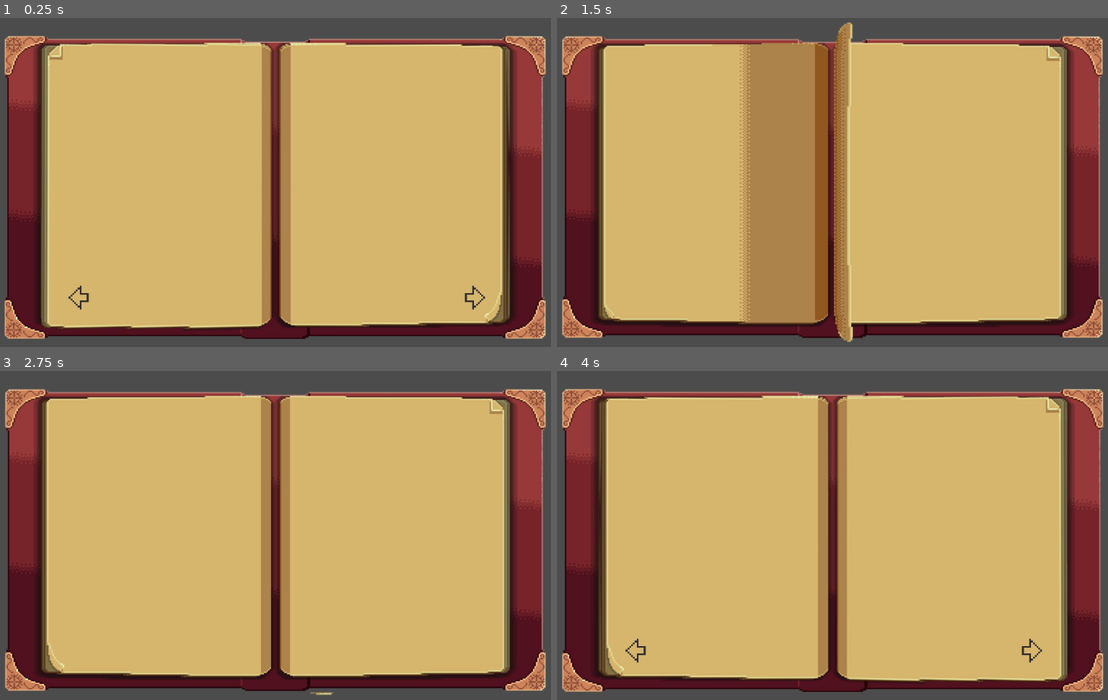
Above: before the commit, frames 1-4 (two rows, left to right).
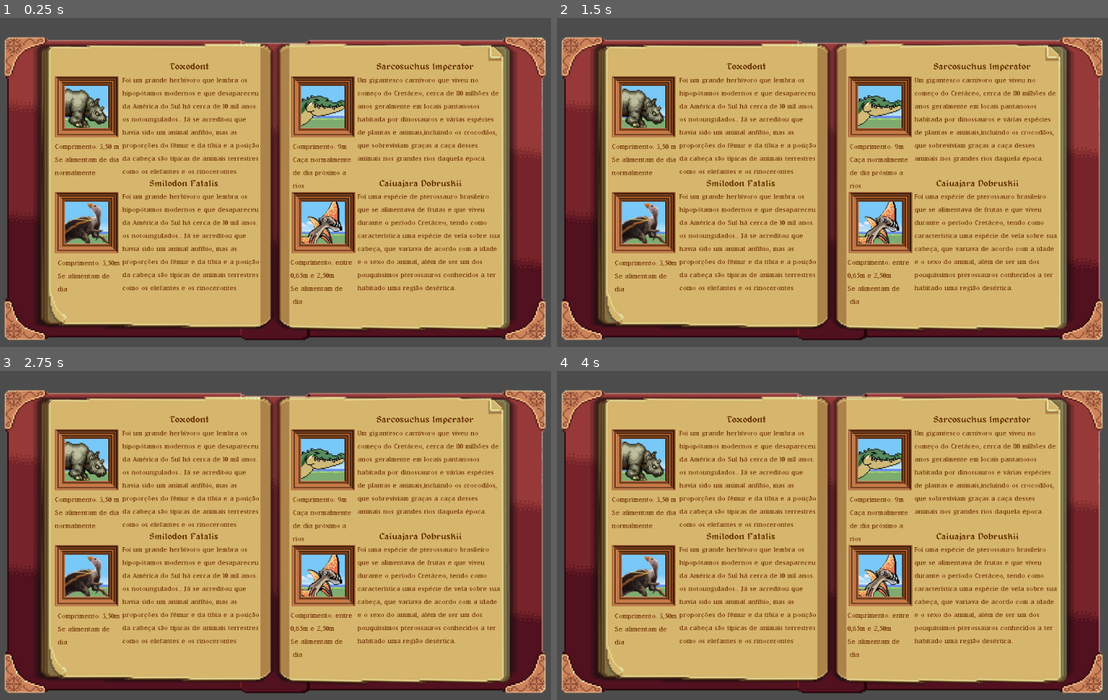
Above: after the commit, the same moments.

Repository: renyiblack/Time-Mix
Game: Godot game, scene res://Cenas/Book.tscn
Same seed, same stepped clock (60 frames per second), same inputs: the game is played once before the commit and once after it.
Inputs (mouse positions are in pixels of both pictures, inside the frame that each line leads up to; where the layout moved, square brackets give the same spot in the first picture):
- Up to frame 1 (0.25 s): no input
- Up to frame 2 (1.5 s): click (1041, 310) [1030, 297] at 0.5 s; click (623, 310) at 1.27 s
- Up to frame 3 (2.75 s): tap Enter (ui_accept) at 2, 2.27 s; hold Right (ui_right) from 2.03 s (still down)
- Up to frame 4 (4 s): tap Enter (ui_accept) at 2.75, 3.02, 3.5 s; release Right (ui_right) at 2.78 s; hold Down (ui_down) 2.78-3.53 s; hold Right (ui_right) from 3.53 s (still down)

The runs differ from the first frame. In frame 1, 23% of the frame differs, in the area x 0-100%, y 5-99%; in frame 2, 34%, in the area x 0-100%, y 1-99%; in frame 3, 22%; in frame 4, 21%.

Commit message:
Book with some new information and some sprites

Diff:
--- a/Turn Based Training/Cenas/Battle.tscn
+++ b/Turn Based Training/Cenas/Battle.tscn
@@ -36,7 +36,7 @@
 [ext_resource path="res://Audio/X2Download.com-Action 16-bit Chiptune _ Background Music for Games _ Jungle Act-(128kbps).ogg" type="AudioStream" id=34]
 [ext_resource path="res://Audio/Hit Normal Damage.mp3" type="AudioStream" id=35]
 [ext_resource path="res://Audio/Hit Super Effective.mp3" type="AudioStream" id=36]
-[ext_resource path="res://boxcolor.tres" type="StyleBox" id=37]
+[ext_resource path="res://Fonts And Presets/boxcolor.tres" type="StyleBox" id=37]
 
 [sub_resource type="Theme" id=10]
 
--- a/Turn Based Training/Cenas/Book.gd
+++ b/Turn Based Training/Cenas/Book.gd
@@ -22,7 +22,7 @@
 	$CanvasLayer/Page2.hide()
 	$CanvasLayer/Page1.hide()
 	anibook.show()
-	anibook.play("BookRight")
+	anibook.play("BookLeft")
 	yield(anibook, "animation_finished")
 	anibook.hide()
 	$CanvasLayer/Page1.show()
@@ -35,7 +35,7 @@
 	$CanvasLayer/Page2.hide()
 	$CanvasLayer/Page1.hide()
 	anibook.show()
-	anibook.play("BookLeft")
+	anibook.play("BookRight")
 	yield(anibook, "animation_finished")
 	anibook.hide()
 	$CanvasLayer/Page2.show()
--- a/Turn Based Training/Cenas/Book.tscn
+++ b/Turn Based Training/Cenas/Book.tscn
@@ -20,24 +20,34 @@
 [ext_resource path="res://Bookson/03.png" type="Texture" id=18]
 [ext_resource path="res://Bookson/2.png" type="Texture" id=19]
 [ext_resource path="res://Bookson/00(GOKU).png" type="Texture" id=20]
-[ext_resource path="res://Bookson/17(ALTER).png" type="Texture" id=21]
+[ext_resource path="res://EnemySprites/Ubiraja Jubatus Frame.png" type="Texture" id=21]
 [ext_resource path="res://Arrow/ArrowNotHoverLeft.png" type="Texture" id=22]
 [ext_resource path="res://Arrow/ArrowNotHover.png" type="Texture" id=23]
 [ext_resource path="res://Arrow/ArrowHover.png" type="Texture" id=24]
 [ext_resource path="res://Arrow/ArrowHoverLeft.png" type="Texture" id=25]
+[ext_resource path="res://bookfont.tres" type="DynamicFont" id=26]
+[ext_resource path="res://Fonts And Presets/LoRes21OTSerif-Regular.ttf" type="DynamicFontData" id=27]
+[ext_resource path="res://EnemySprites/Aratasaurus Frame.png" type="Texture" id=28]
+[ext_resource path="res://EnemySprites/Toxodont Frame.png" type="Texture" id=29]
+[ext_resource path="res://EnemySprites/Caiuajara Dobruskii.png" type="Texture" id=30]
+[ext_resource path="res://EnemySprites/Sarcosuchus Imperator.png" type="Texture" id=31]
 
 [sub_resource type="SpriteFrames" id=1]
 animations = [ {
+"frames": [ ExtResource( 15 ), ExtResource( 3 ), ExtResource( 19 ), ExtResource( 18 ), ExtResource( 16 ), ExtResource( 1 ), ExtResource( 5 ), ExtResource( 4 ), ExtResource( 2 ), ExtResource( 6 ), ExtResource( 9 ), ExtResource( 7 ), ExtResource( 8 ), ExtResource( 10 ), ExtResource( 12 ), ExtResource( 11 ), ExtResource( 13 ), ExtResource( 14 ) ],
+"loop": true,
+"name": "BookLeft",
+"speed": 8.0
+}, {
 "frames": [ ExtResource( 14 ), ExtResource( 13 ), ExtResource( 12 ), ExtResource( 11 ), ExtResource( 10 ), ExtResource( …(227 unchanged characters)…
 "loop": false,
 "name": "BookRight",
 "speed": 8.0
-}, {
-"frames": [ ExtResource( 15 ), ExtResource( 3 ), ExtResource( 19 ), ExtResource( 18 ), ExtResource( 16 ), ExtResource( 1 ), ExtResource( 5 ), ExtResource( 4 ), ExtResource( 2 ), ExtResource( 6 ), ExtResource( 9 ), ExtResource( 7 ), ExtResource( 8 ), ExtResource( 10 ), ExtResource( 12 ), ExtResource( 11 ), ExtResource( 13 ), ExtResource( 14 ) ],
-"loop": true,
-"name": "BookLeft",
-"speed": 8.0
 } ]
+
+[sub_resource type="DynamicFont" id=2]
+size = 13
+font_data = ExtResource( 27 )
 
 [node name="Control" type="Control"]
 anchor_right = 1.0
@@ -56,28 +66,221 @@
 playing = true
 flip_h = true
 
-[node name="Page2" type="TextureRect" parent="CanvasLayer"]
+[node name="Page1" type="TextureRect" parent="CanvasLayer"]
 visible = false
-margin_left = 5.0
-margin_top = -96.0
-margin_right = 1025.0
-margin_bottom = 611.0
+margin_left = 4.0
+margin_top = -94.0
+margin_right = 1024.0
+margin_bottom = 613.0
 texture = ExtResource( 20 )
 expand = true
 
-[node name="Page1" type="TextureRect" parent="CanvasLayer"]
-margin_left = 4.0
-margin_top = -96.0
-margin_right = 1024.0
-margin_bottom = 611.0
+[node name="NAME1" type="Label" parent="CanvasLayer/Page1"]
+margin_left = 255.0
+margin_top = 184.0
+margin_right = 464.0
+margin_bottom = 199.0
+custom_colors/font_color = Color( 0.403922, 0.2, 0, 1 )
+custom_fonts/font = ExtResource( 26 )
+text = "Aratasaurus Museunacionali"
+align = 1
+
+[node name="DESC1" type="Label" parent="CanvasLayer/Page1"]
+anchor_left = 0.228431
+anchor_top = 0.2843
+anchor_right = 0.478431
+anchor_bottom = 0.434229
+margin_left = 8.0
+margin_top = 3.0
+margin_right = 5.0
+margin_bottom = 82.0
+size_flags_horizontal = 0
+size_flags_vertical = 0
+custom_colors/font_color = Color( 0.435294, 0.176471, 0, 1 )
+custom_fonts/font = SubResource( 2 )
+text = " Viveu durante o estágio Albiano, no início do Cretáceo Inferior, há 111-108 milhões de anos. Provavelmente chegava até 3 m de comprimento e pesava cerca de 34 kg, isso quando totalmente crescido, compõem o grupo de dinossauros carnívoros que têm como representantes atuais as aves."
+autowrap = true
+clip_text = true
+
+[node name="iNTEL1" type="Label" parent="CanvasLayer/Page1"]
+anchor_left = 0.228431
+anchor_top = 0.2843
+anchor_right = 0.478431
+anchor_bottom = 0.434229
+margin_left = -106.0
+margin_top = 120.0
+margin_right = -247.0
+margin_bottom = 91.0
+size_flags_horizontal = 0
+size_flags_vertical = 0
+custom_colors/font_color = Color( 0.435294, 0.176471, 0, 1 )
+custom_fonts/font = SubResource( 2 )
+text = "Comprimento: 3m
+Caça normalmente a Noite"
+autowrap = true
+clip_text = true
+
+[node name="sprite1" type="Sprite" parent="CanvasLayer/Page1"]
+position = Vector2( 179.5, 263.5 )
+scale = Vector2( 0.52, 0.502222 )
+texture = ExtResource( 28 )
+
+[node name="NAME2" type="Label" parent="CanvasLayer/Page1"]
+margin_left = 245.0
+margin_top = 390.0
+margin_right = 454.0
+margin_bottom = 405.0
+custom_colors/font_color = Color( 0.403922, 0.2, 0, 1 )
+custom_fonts/font = ExtResource( 26 )
+text = "Ubirajara Jubatus"
+align = 1
+
+[node name="DESC2" type="Label" parent="CanvasLayer/Page1"]
+anchor_left = 0.228431
+anchor_top = 0.2843
+anchor_right = 0.478431
+anchor_bottom = 0.434229
+margin_left = 8.00038
+margin_top = 208.0
+margin_right = -7.9996
+margin_bottom = 332.0
+size_flags_horizontal = 0
+size_flags_vertical = 0
+custom_colors/font_color = Color( 0.435294, 0.176471, 0, 1 )
+custom_fonts/font = SubResource( 2 )
+text = " Predador Carnívoro que viveu durante o começo do período Cretáceo onde hoje é o Brasil, Esse predador viveu 110 milhões de anos atrás e possuía uma plumagem que possivelmente se desenvolvia na região dorsal e provavelmente usou suas penas de ombro e juba para fins de exibição para atrair companheiras e afastar rivais."
+autowrap = true
+clip_text = true
+
+[node name="iNTEL2" type="Label" parent="CanvasLayer/Page1"]
+anchor_left = 0.228431
+anchor_top = 0.2843
+anchor_right = 0.478431
+anchor_bottom = 0.434229
+margin_left = -106.0
+margin_top = 325.0
+margin_right = -247.0
+margin_bottom = 296.0
+size_flags_horizontal = 0
+size_flags_vertical = 0
+custom_colors/font_color = Color( 0.435294, 0.176471, 0, 1 )
+custom_fonts/font = SubResource( 2 )
+text = "Comprimento: 0,4 metros de altura e 1,00 metros de comprimento
+Se alimentam de dia"
+autowrap = true
+clip_text = true
+
+[node name="sprite2" type="Sprite" parent="CanvasLayer/Page1"]
+position = Vector2( 179.5, 467.5 )
+scale = Vector2( 0.52, 0.502222 )
 texture = ExtResource( 21 )
-expand = true
+
+[node name="NAME3" type="Label" parent="CanvasLayer/Page1"]
+margin_left = 670.0
+margin_top = 184.0
+margin_right = 879.0
+margin_bottom = 199.0
+custom_colors/font_color = Color( 0.403922, 0.2, 0, 1 )
+custom_fonts/font = ExtResource( 26 )
+text = "Sarcosuchus Imperator"
+align = 1
+
+[node name="DESC3" type="Label" parent="CanvasLayer/Page1"]
+anchor_left = 0.228431
+anchor_top = 0.2843
+anchor_right = 0.478431
+anchor_bottom = 0.434229
+margin_left = 422.0
+margin_top = 2.99989
+margin_right = 419.0
+margin_bottom = 105.0
+size_flags_horizontal = 0
+size_flags_vertical = 0
+custom_colors/font_color = Color( 0.435294, 0.176471, 0, 1 )
+custom_fonts/font = SubResource( 2 )
+text = "Um gigantesco carnívoro que viveu no começo do Cretáceo, cerca de 110 milhões de anos geralmente em locais pantanosos habitada por dinossauros e várias espécies de plantas e animais,incluindo os crocodilos, que sobreviviam graças a caça desses animais nos grandes rios daquela época."
+autowrap = true
+clip_text = true
+
+[node name="iNTEL3" type="Label" parent="CanvasLayer/Page1"]
+anchor_left = 0.228431
+anchor_top = 0.2843
+anchor_right = 0.478431
+anchor_bottom = 0.434229
+margin_left = 308.0
+margin_top = 120.0
+margin_right = 167.0
+margin_bottom = 110.0
+size_flags_horizontal = 0
+size_flags_vertical = 0
+custom_colors/font_color = Color( 0.435294, 0.176471, 0, 1 )
+custom_fonts/font = SubResource( 2 )
+text = "Comprimento: 9m
+Caça normalmente de dia próximo a rios"
+autowrap = true
+clip_text = true
+
+[node name="sprite3" type="Sprite" parent="CanvasLayer/Page1"]
+position = Vector2( 595.5, 263.5 )
+scale = Vector2( 0.52, 0.502222 )
+texture = ExtResource( 31 )
+
+[node name="NAME4" type="Label" parent="CanvasLayer/Page1"]
+margin_left = 662.0
+margin_top = 390.0
+margin_right = 871.0
+margin_bottom = 405.0
+custom_colors/font_color = Color( 0.403922, 0.2, 0, 1 )
+custom_fonts/font = ExtResource( 26 )
+text = "Caiuajara Dobruskii"
+align = 1
+
+[node name="DESC4" type="Label" parent="CanvasLayer/Page1"]
+anchor_left = 0.228431
+anchor_top = 0.2843
+anchor_right = 0.478431
+anchor_bottom = 0.434229
+margin_left = 422.0
+margin_top = 208.0
+margin_right = 419.0
+margin_bottom = 332.0
+size_flags_horizontal = 0
+size_flags_vertical = 0
+custom_colors/font_color = Color( 0.435294, 0.176471, 0, 1 )
+custom_fonts/font = SubResource( 2 )
+text = "Foi uma espécie de pterossauro brasileiro que se alimentava de frutas e que viveu durante o período Cretáceo, tendo como característica uma espécie de vela sobre sua cabeça, que variava de acordo com a idade e o sexo do animal, além de ser um dos pouquíssimos pterossauros conhecidos a ter habitado uma região desértica. "
+autowrap = true
+clip_text = true
+
+[node name="iNTEL4" type="Label" parent="CanvasLayer/Page1"]
+anchor_left = 0.228431
+anchor_top = 0.2843
+anchor_right = 0.478431
+anchor_bottom = 0.434229
+margin_left = 304.0
+margin_top = 324.0
+margin_right = 163.0
+margin_bottom = 308.0
+size_flags_horizontal = 0
+size_flags_vertical = 0
+custom_colors/font_color = Color( 0.435294, 0.176471, 0, 1 )
+custom_fonts/font = SubResource( 2 )
+text = "Comprimento: entre 0,65m e 2,50m
+Se alimentam de
+ dia"
+autowrap = true
+clip_text = true
+
+[node name="sprite4" type="Sprite" parent="CanvasLayer/Page1"]
+position = Vector2( 596.5, 467.5 )
+scale = Vector2( 0.52, 0.502222 )
+texture = ExtResource( 30 )
 
 [node name="RIGHT" type="TextureButton" parent="CanvasLayer"]
-margin_left = 838.0
-margin_top = 479.0
-margin_right = 894.0
-margin_bottom = 529.0
+margin_left = 859.0
+margin_top = 500.0
+margin_right = 915.0
+margin_bottom = 550.0
 size_flags_horizontal = 0
 size_flags_vertical = 0
 texture_normal = ExtResource( 25 )
@@ -86,10 +289,10 @@
 stretch_mode = 6
 
 [node name="LEFT" type="TextureButton" parent="CanvasLayer"]
-margin_left = 140.0
-margin_top = 479.0
-margin_right = 196.0
-margin_bottom = 529.0
+margin_left = 116.0
+margin_top = 500.0
+margin_right = 172.0
+margin_bottom = 550.0
 size_flags_horizontal = 0
 size_flags_vertical = 0
 texture_normal = ExtResource( 23 )
@@ -97,5 +300,215 @@
 expand = true
 stretch_mode = 6
 
+[node name="Page2" type="TextureRect" parent="CanvasLayer"]
+margin_left = 4.0
+margin_top = -94.0
+margin_right = 1024.0
+margin_bottom = 613.0
+texture = ExtResource( 20 )
+expand = true
+
+[node name="NAME1" type="Label" parent="CanvasLayer/Page2"]
+margin_left = 255.0
+margin_top = 184.0
+margin_right = 464.0
+margin_bottom = 199.0
+custom_colors/font_color = Color( 0.403922, 0.2, 0, 1 )
+custom_fonts/font = ExtResource( 26 )
+text = "Toxodont"
+align = 1
+
+[node name="DESC1" type="Label" parent="CanvasLayer/Page2"]
+anchor_left = 0.228431
+anchor_top = 0.2843
+anchor_right = 0.478431
+anchor_bottom = 0.434229
+margin_left = 8.0
+margin_top = 3.0
+margin_right = 5.0
+margin_bottom = 82.0
+size_flags_horizontal = 0
+size_flags_vertical = 0
+custom_colors/font_color = Color( 0.435294, 0.176471, 0, 1 )
+custom_fonts/font = SubResource( 2 )
+text = "Foi um grande herbívoro que lembra os hipopótamos modernos e que desapareceu da América do Sul há cerca de 10 mil anos.  os notoungulados.. Já se acreditou que havia sido um animal anfíbio, mas as proporções do fêmur e da tíbia e a posição da cabeça são típicas de animais terrestres como os elefantes e os rinocerontes"
+autowrap = true
+clip_text = true
+
+[node name="iNTEL1" type="Label" parent="CanvasLayer/Page2"]
+anchor_left = 0.228431
+anchor_top = 0.2843
+anchor_right = 0.478431
+anchor_bottom = 0.434229
+margin_left = -111.0
+margin_top = 120.0
+margin_right = -247.0
+margin_bottom = 91.0001
+size_flags_horizontal = 0
+size_flags_vertical = 0
+custom_colors/font_color = Color( 0.435294, 0.176471, 0, 1 )
+custom_fonts/font = SubResource( 2 )
+text = "Comprimento: 3,50 m
+Se alimentam de dia
+normalmente"
+autowrap = true
+clip_text = true
+
+[node name="sprite1" type="Sprite" parent="CanvasLayer/Page2"]
+position = Vector2( 179.5, 263.5 )
+scale = Vector2( 0.52, 0.502222 )
+texture = ExtResource( 29 )
+
+[node name="NAME2" type="Label" parent="CanvasLayer/Page2"]
+margin_left = 245.0
+margin_top = 390.0
+margin_right = 454.0
+margin_bottom = 405.0
+custom_colors/font_color = Color( 0.403922, 0.2, 0, 1 )
+custom_fonts/font = ExtResource( 26 )
+text = "Smilodon Fatalis"
+align = 1
+
+[node name="DESC2" type="Label" parent="CanvasLayer/Page2"]
+anchor_left = 0.228431
+anchor_top = 0.2843
+anchor_right = 0.478431
+anchor_bottom = 0.434229
+margin_left = 8.00038
+margin_top = 208.0
+margin_right = 5.0004
+margin_bottom = 332.0
+size_flags_horizontal = 0
+size_flags_vertical = 0
+custom_colors/font_color = Color( 0.435294, 0.176471, 0, 1 )
+custom_fonts/font = SubResource( 2 )
+text = "Foi um grande herbívoro que lembra os hipopótamos modernos e que desapareceu da América do Sul há cerca de 10 mil anos.  os notoungulados.. Já se acreditou que havia sido um animal anfíbio, mas as proporções do fêmur e da tíbia e a posição da cabeça são típicas de animais terrestres como os elefantes e os rinocerontes"
+autowrap = true
+clip_text = true
+
+[node name="iNTEL2" type="Label" parent="CanvasLayer/Page2"]
+anchor_left = 0.228431
+anchor_top = 0.2843
+anchor_right = 0.478431
+anchor_bottom = 0.434229
+margin_left = -106.0
+margin_top = 325.0
+margin_right = -247.0
+margin_bottom = 296.0
+size_flags_horizontal = 0
+size_flags_vertical = 0
+custom_colors/font_color = Color( 0.435294, 0.176471, 0, 1 )
+custom_fonts/font = SubResource( 2 )
+text = "Comprimento: 3,50m
+Se alimentam de dia"
+autowrap = true
+clip_text = true
+
+[node name="sprite2" type="Sprite" parent="CanvasLayer/Page2"]
+position = Vector2( 179.5, 467.5 )
+scale = Vector2( 0.52, 0.502222 )
+texture = ExtResource( 21 )
+
+[node name="NAME3" type="Label" parent="CanvasLayer/Page2"]
+margin_left = 670.0
+margin_top = 184.0
+margin_right = 879.0
+margin_bottom = 199.0
+custom_colors/font_color = Color( 0.403922, 0.2, 0, 1 )
+custom_fonts/font = ExtResource( 26 )
+text = "Sarcosuchus Imperator"
+align = 1
+
+[node name="DESC3" type="Label" parent="CanvasLayer/Page2"]
+anchor_left = 0.228431
+anchor_top = 0.2843
+anchor_right = 0.478431
+anchor_bottom = 0.434229
+margin_left = 422.0
+margin_top = 2.99989
+margin_right = 419.0
+margin_bottom = 105.0
+size_flags_horizontal = 0
+size_flags_vertical = 0
+custom_colors/font_color = Color( 0.435294, 0.176471, 0, 1 )
+custom_fonts/font = SubResource( 2 )
+text = "Um gigantesco carnívoro que viveu no começo do Cretáceo, cerca de 110 milhões de anos geralmente em locais pantanosos habitada por dinossauros e várias espécies de plantas e animais,incluindo os crocodilos, que sobreviviam graças a caça desses animais nos grandes rios daquela época."
+autowrap = true
+clip_text = true
+
+[node name="iNTEL3" type="Label" parent="CanvasLayer/Page2"]
+anchor_left = 0.228431
+anchor_top = 0.2843
+anchor_right = 0.478431
+anchor_bottom = 0.434229
+margin_left = 308.0
+margin_top = 120.0
+margin_right = 167.0
+margin_bottom = 110.0
+size_flags_horizontal = 0
+size_flags_vertical = 0
+custom_colors/font_color = Color( 0.435294, 0.176471, 0, 1 )
+custom_fonts/font = SubResource( 2 )
+text = "Comprimento: 9m
+Caça normalmente de dia próximo a rios"
+autowrap = true
+clip_text = true
+
+[node name="sprite3" type="Sprite" parent="CanvasLayer/Page2"]
+position = Vector2( 595.5, 263.5 )
+scale = Vector2( 0.52, 0.502222 )
+texture = ExtResource( 31 )
+
+[node name="NAME4" type="Label" parent="CanvasLayer/Page2"]
+margin_left = 662.0
+margin_top = 390.0
+margin_right = 871.0
+margin_bottom = 405.0
+custom_colors/font_color = Color( 0.403922, 0.2, 0, 1 )
+custom_fonts/font = ExtResource( 26 )
+text = "Caiuajara Dobruskii"
+align = 1
+
+[node name="DESC4" type="Label" parent="CanvasLayer/Page2"]
+anchor_left = 0.228431
+anchor_top = 0.2843
+anchor_right = 0.478431
+anchor_bottom = 0.434229
+margin_left = 422.0
+margin_top = 208.0
+margin_right = 419.0
+margin_bottom = 332.0
+size_flags_horizontal = 0
+size_flags_vertical = 0
+custom_colors/font_color = Color( 0.435294, 0.176471, 0, 1 )
+custom_fonts/font = SubResource( 2 )
+text = "Foi uma espécie de pterossauro brasileiro que se alimentava de frutas e que viveu durante o período Cretáceo, tendo como característica uma espécie de vela sobre sua cabeça, que variava de acordo com a idade e o sexo do animal, além de ser um dos pouquíssimos pterossauros conhecidos a ter habitado uma região desértica. "
+autowrap = true
+clip_text = true
+
+[node name="iNTEL4" type="Label" parent="CanvasLayer/Page2"]
+anchor_left = 0.228431
+anchor_top = 0.2843
+anchor_right = 0.478431
+anchor_bottom = 0.434229
+margin_left = 304.0
+margin_top = 324.0
+margin_right = 163.0
+margin_bottom = 308.0
+size_flags_horizontal = 0
+size_flags_vertical = 0
+custom_colors/font_color = Color( 0.435294, 0.176471, 0, 1 )
+custom_fonts/font = SubResource( 2 )
+text = "Comprimento: entre 0,65m e 2,50m
+Se alimentam de
+ dia"
+autowrap = true
+clip_text = true
+
+[node name="sprite4" type="Sprite" parent="CanvasLayer/Page2"]
+position = Vector2( 596.5, 467.5 )
+scale = Vector2( 0.52, 0.502222 )
+texture = ExtResource( 30 )
+
 [connection signal="pressed" from="CanvasLayer/RIGHT" to="." method="_on_RIGHT_pressed"]
 [connection signal="pressed" from="CanvasLayer/LEFT" to="." method="_on_LEFT_pressed"]
--- /dev/null
+++ b/Turn Based Training/bookfont.tres
@@ -0,0 +1,6 @@
+[gd_resource type="DynamicFont" load_steps=2 format=2]
+
+[ext_resource path="res://alagard.ttf" type="DynamicFontData" id=1]
+
+[resource]
+font_data = ExtResource( 1 )
Not shown: 1 places in Turn Based Training/Cenas/Book.tscn that only renumber resources
Binary file added: Turn Based Training/EnemySprites/Aratasaurus Frame.png
Not shown, added: Turn Based Training/EnemySprites/Aratasaurus Frame.png.import
Binary file added: Turn Based Training/EnemySprites/Aratasaurus Museunacionalis.png
Not shown, added: Turn Based Training/EnemySprites/Aratasaurus Museunacionalis.png.import
Binary file added: Turn Based Training/EnemySprites/AratasaurusBookForm.png
Not shown, added: Turn Based Training/EnemySprites/AratasaurusBookForm.png.import
Binary file added: Turn Based Training/EnemySprites/Caiuajara Dobruskii.png
Not shown, added: Turn Based Training/EnemySprites/Caiuajara Dobruskii.png.import
Binary file added: Turn Based Training/EnemySprites/Rhino.png
Not shown, added: Turn Based Training/EnemySprites/Rhino.png.import
Binary file added: Turn Based Training/EnemySprites/Sarcosuchus Imperator.png
(and 11 more such lines)
